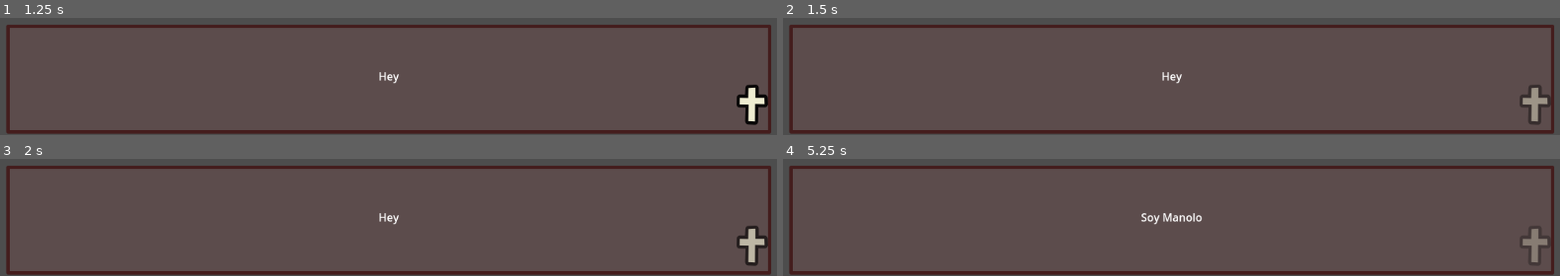
Above: before the commit, frames 1-4 (two rows, left to right).
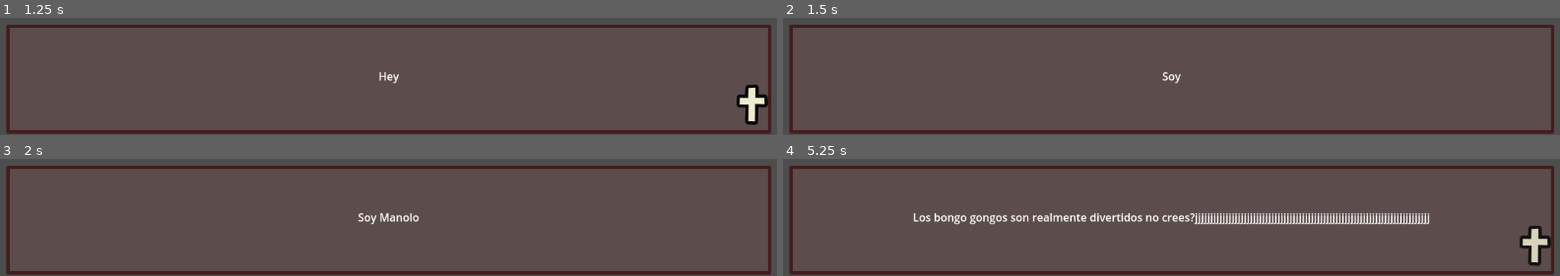
Above: after the commit, the same moments.

Repository: Jerrylikesgreen/-la-Santa-Compa-a
Game: Godot game, scene res://Scenes/dialog_gui.tscn
Two runs of this game, one before a commit and one after it. Both use one fixed random seed, a clock stepped at 60 frames per second and the inputs below. The project has no main scene, so this scene is started directly.
Inputs (mouse positions are in pixels of both pictures, inside the frame that each line leads up to):
- Up to frame 1 (1.25 s): tap Enter at 0.5 s; move the mouse to (outside the picture) at 0.52 s; hold D (Right) from 0.53 s (still down); click (outside the picture) at 0.6 s
- Up to frame 2 (1.5 s): move the mouse to (outside the picture) at 1.27 s; release D (Right) at 1.28 s; hold S (Down) from 1.28 s (still down); click (outside the picture) at 1.35 s
- Up to frame 3 (2 s): keep holding S (Down)
- Up to frame 4 (5.25 s): move the mouse to (outside the picture) at 2.02 s; release S (Down) at 2.03 s; hold D (Right) 2.03-2.78 s; click (outside the picture) at 2.1 s; move the mouse to (outside the picture) at 2.77 s; hold W (Up) 2.78-3.53 s; click (outside the picture) at 2.85 s; move the mouse to (outside the picture) at 3.52 s; hold A (Left) 3.53-5.03 s; click (outside the picture) at 3.6 s; move the mouse to (outside the picture) at 4.27 s; click (outside the picture) at 4.35 s; tap Space at 5 s; move the mouse to (outside the picture) at 5.02 s; hold S (Down) from 5.03 s (still down); click (outside the picture) at 5.1 s

Frame 1 is identical in both runs. In frame 2, 0.9% of the frame differs, in the area x 48-99%, y 46-91%; in frame 3, 1.1%; in frame 4, 4.4%, in the area x 16-99%, y 46-92%.

Commit message:
Creado objeto en escena bosque que puede activar distintos dialogos

Diff:
--- /dev/null
+++ b/Assets/Dialogues/santa_compaña_dialgue_test_short.csv
@@ -0,0 +1,5 @@
+key;en;es;gl
+change_name-manolo;Manolo;Manolo;Manolo
+text_000;Hey;Hey;Hei
+text_001;This should be a short test;Este deberia ser un test rapido;Este deberia ser un test rapidiño
+text_002;bongo gongos;bongo gongos;bongo gongos
--- /dev/null
+++ b/Scenes/activador_dialogo.tscn
@@ -0,0 +1,15 @@
+[gd_scene load_steps=3 format=3 uid="uid://c18uy5f2nsmyl"]
+
+[ext_resource type="Script" uid="uid://dpa73qogys6aa" path="res://Scripts/activador_dialogo.gd" id="1_sc8nv"]
+
+[sub_resource type="CapsuleShape2D" id="CapsuleShape2D_g3rgj"]
+radius = 14.0
+
+[node name="ActivadorDialogo" type="Area2D"]
+script = ExtResource("1_sc8nv")
+
+[node name="CollisionShape2D" type="CollisionShape2D" parent="."]
+shape = SubResource("CapsuleShape2D_g3rgj")
+
+[connection signal="area_entered" from="." to="." method="_on_area_entered"]
+[connection signal="body_entered" from="." to="." method="_on_body_entered"]
--- a/Scenes/forest.tscn
+++ b/Scenes/forest.tscn
@@ -1,10 +1,11 @@
-[gd_scene load_steps=6 format=3 uid="uid://byqulbln575fs"]
+[gd_scene load_steps=7 format=3 uid="uid://byqulbln575fs"]
 
 [ext_resource type="PackedScene" uid="uid://dxsrwakxllvjb" path="res://Scenes/bush.tscn" id="1_uee5o"]
 [ext_resource type="PackedScene" uid="uid://d3yws4mqhe6ru" path="res://Scenes/tree_small.tscn" id="2_8hnfc"]
 [ext_resource type="Script" uid="uid://bituivhn4dln4" path="res://Scripts/player_spawn_point.gd" id="2_u53w3"]
 [ext_resource type="PackedScene" uid="uid://but60y80xv8di" path="res://Scenes/tree_large.tscn" id="3_5ip0q"]
 [ext_resource type="Texture2D" uid="uid://ugomqfrpbhwj" path="res://Assets/Background/ForestFloor.png" id="5_u53w3"]
+[ext_resource type="PackedScene" uid="uid://c18uy5f2nsmyl" path="res://Scenes/activador_dialogo.tscn" id="6_qq45g"]
 
 [node name="Forest" type="Node2D"]
 
@@ -69,3 +70,6 @@
 color = Color(0.1254902, 0.1254902, 0.1254902, 1)
 energy = 0.9
 blend_mode = 1
+
+[node name="ActivadorDialogo" parent="." instance=ExtResource("6_qq45g")]
+position = Vector2(526, 232)
--- /dev/null
+++ b/Scripts/activador_dialogo.gd
@@ -0,0 +1,15 @@
+extends Area2D
+
+@onready var scene_dialogue = preload("res://Scenes/dialog_gui.tscn")
+@export var path_csv = "res://Assets/Dialogues/santa_compaña_dialgue_test_short.csv"
+
+func _on_body_entered(body: Node2D) -> void:
+	print("BBBBBBBBBBBBBBBBbbbb")
+	get_node("CollisionShape2D").disabled = true
+	#var puntos = tablero_obj.puntoMovimiento.instantiate()
+	#puntos.tipo_tablero = tablero_obj.id_tablero
+	#tablero_obj.cajaPuntos.add_child(puntos)
+
+	var dialog = scene_dialogue.instantiate()
+	dialog.path_csv = path_csv
+	add_child(dialog)
--- a/Scripts/dialog_system.gd
+++ b/Scripts/dialog_system.gd
@@ -21,7 +21,7 @@
 # AutoMode
 var click_auto = false
 var end = false
-var auto_mode_normal = true
+var auto_mode_normal = false
 var auto_mode_walk = false
 # Signals
 signal start_dialogue
@@ -34,6 +34,8 @@
 const voice_missigno = preload("res://Assets/Sounds/sans_sound_placeholder.mp3")
 const voice_00 = preload("res://Assets/Sounds/papyrus_sound_placeholder.mp3")
 const voice_01 = preload("res://Assets/Sounds/undyne_sound_placeholder.mp3")
+# Delete
+var delete_after_end = true
 
 ## FUNC
 # ready-process
@@ -67,13 +69,14 @@
 				else:
 
 					# The CSV ended?
-					if index_text >= arr_dialogue.size():
+					#var aaaa = arr_dialogue.size()
+					if index_text >= arr_dialogue.size()-1:
 						anim_controller.play("fade_out")
 
 					# Next line
 					else:
 						get_next_line()
-
+	elif delete_after_end: queue_free()
 # Signals
 func signal_inicio_dialogo():
 	if auto_mode_normal: timer.start()
Not shown, added: Assets/Dialogues/santa_compaña_dialgue_test_short.csv.import
Not shown, added: Scripts/activador_dialogo.gd.uid
